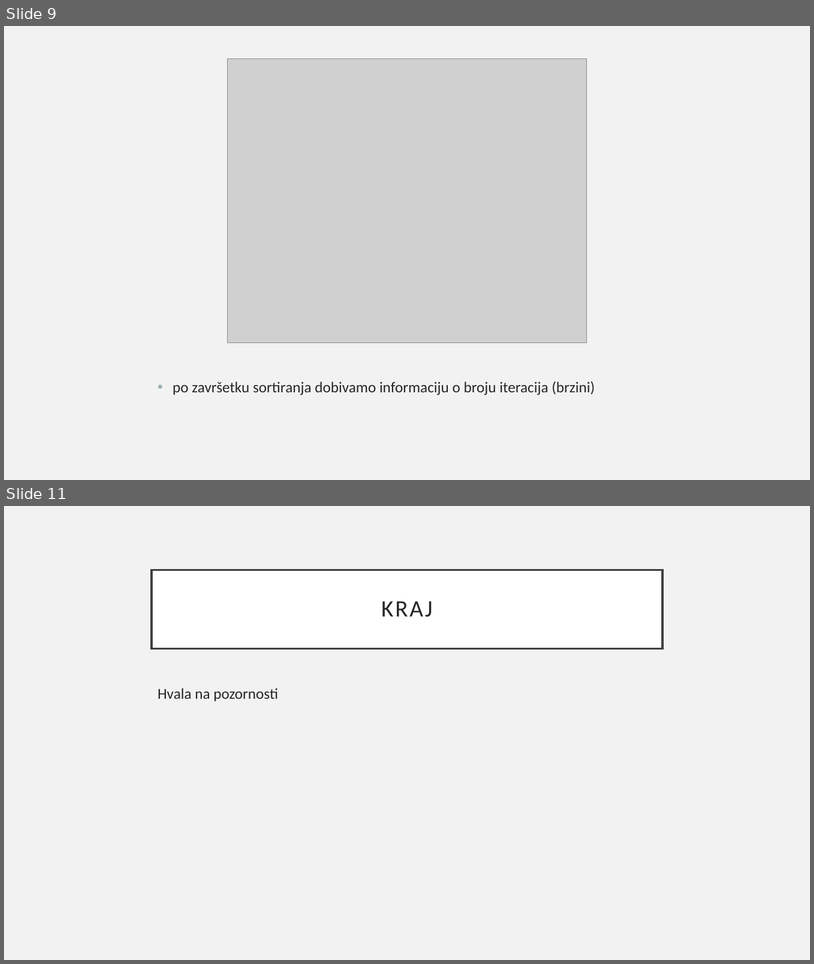
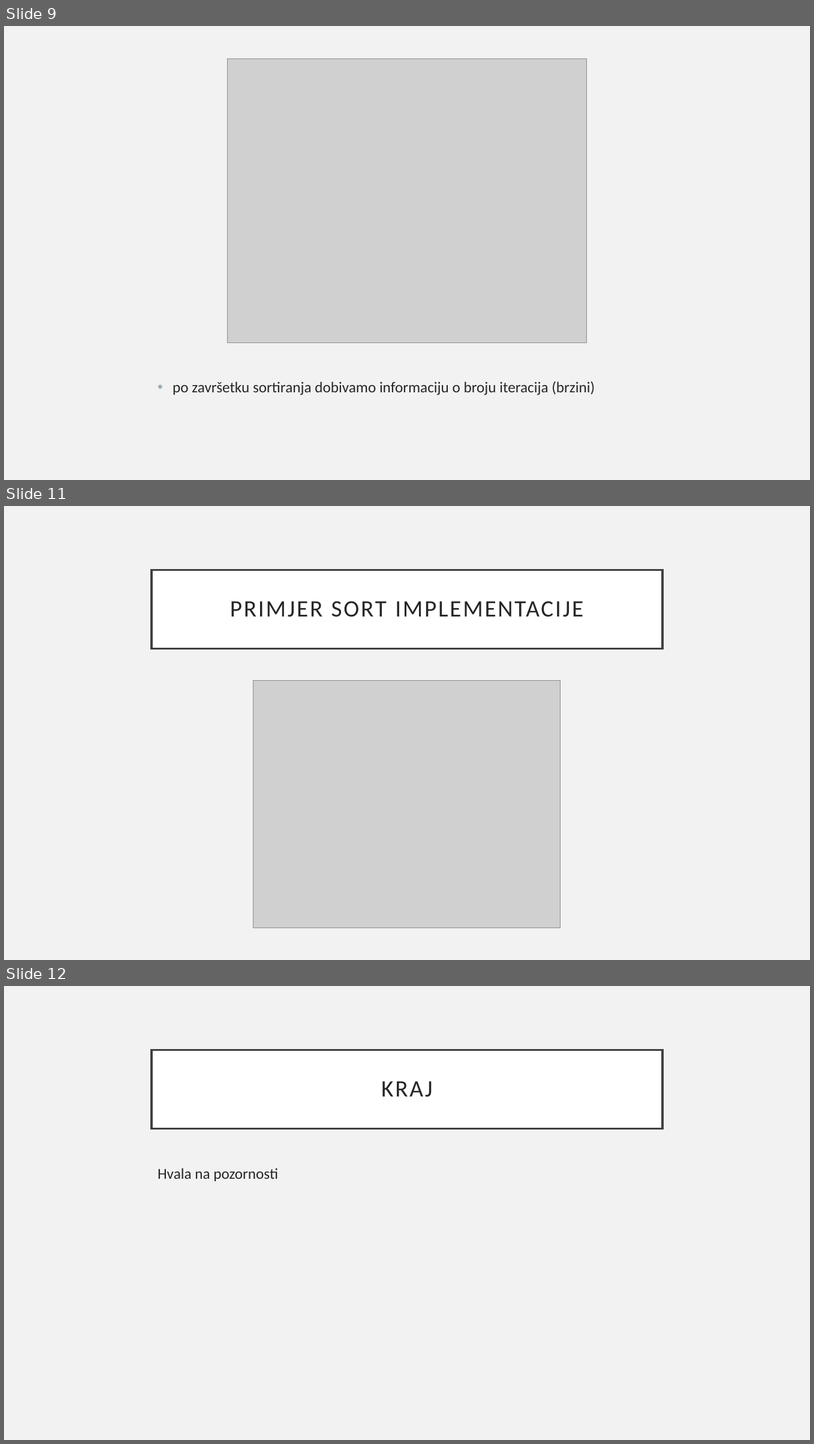
Before and after one commit to brunotot/python-sort-visualizer, a slide deck: Python sort visualizer.pptx. Shown one above the other, each under a label of ours: slides 9 and 11 before the commit, slides 9, 11 and 12 after it; the slides between them are not shown. The pictures are 814x964 and 814x1444 pixels, drawn with LibreOffice and Linux fonts; fonts in the diff are those of the drawing; grey boxes stand for pictures. Boxes give left, top, right and bottom in pixels: in the first picture for what was removed or moved away, otherwise in the second. Text is boxed around its words. In the diff, an @@ line names an element or a change of style, - is before the commit and + after.

Commit message:
Fixed radix and merge sort

```diff
--- a/Python sort visualizer.pptx
+++ b/Python sort visualizer.pptx
@@ slide 11 added at (x1=4, y1=506, x2=810, y2=960), background #F2F2F2 @@
@@ title added at (x1=152, y1=570, x2=663, y2=648), fill #FFFFFF, outline #404040 2.5 pt, 28 pt, text #262626 @@
+PRIMJER SORT IMPLEMENTACIJE
@@ picture added at (x1=254, y1=681, x2=561, y2=928) @@
@@ what was slide 11 is now slide 12 @@
```
Also in this commit, not shown: 1 slide changed, 1 other slide added, 1 slide removed, 1 other file.
